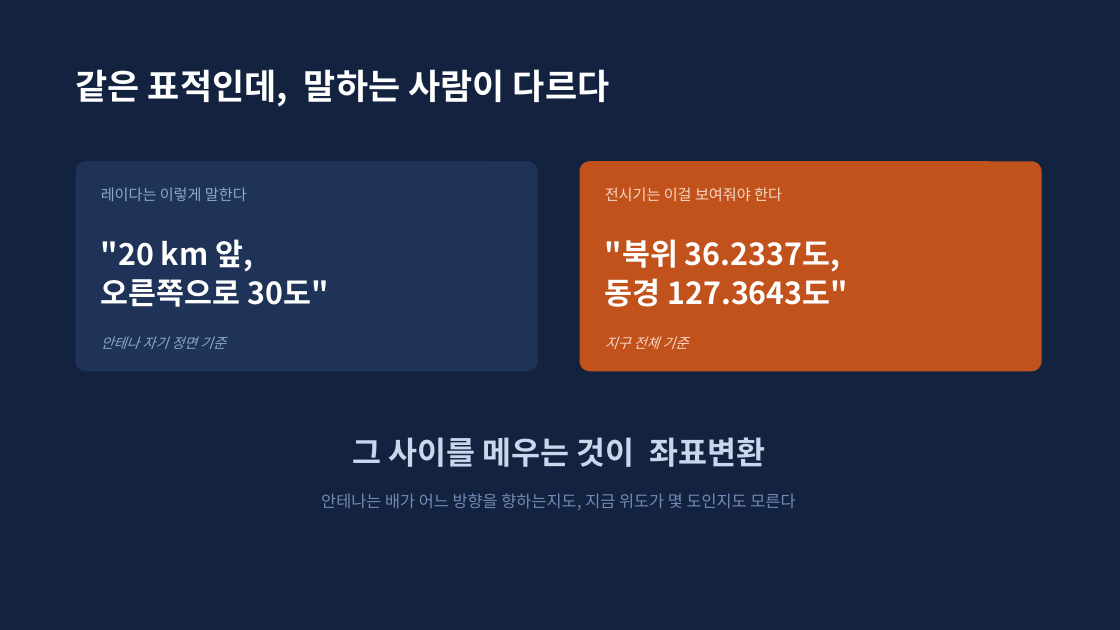
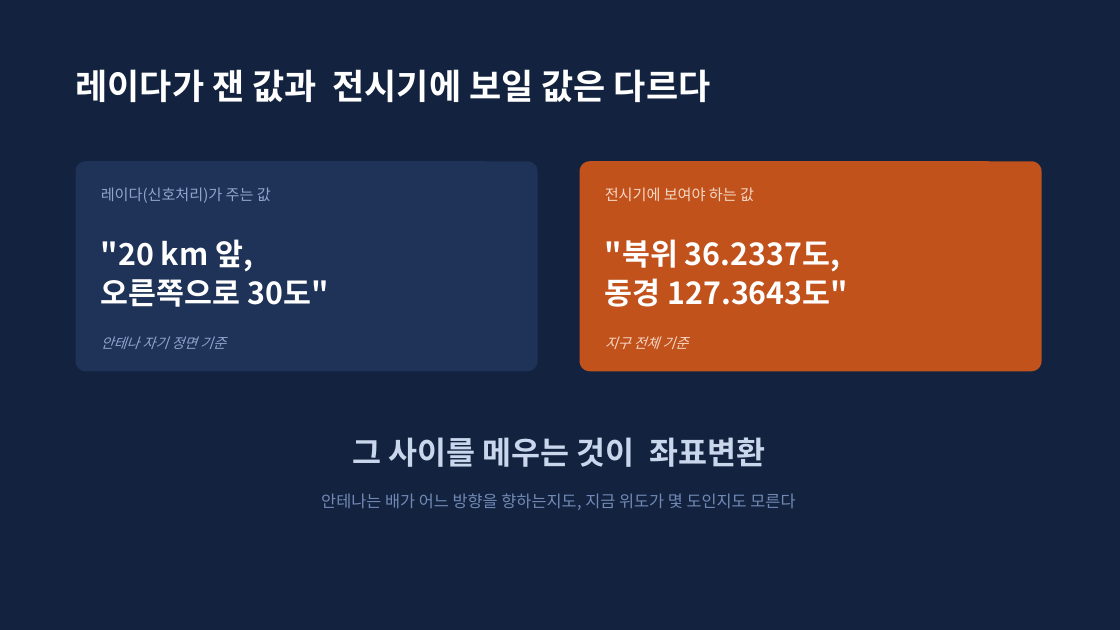
Before and after one commit to harley-hwan/IpcProc, a slide deck: slide 2 of Part2_CoordFrames/ref/산출물/Chapter2_coordinate_systems.pptx. Drawn at 1120x630 pixels with LibreOffice and Linux fonts; fonts in the diff are those of the drawing. Boxes give left, top, right and bottom in pixels: in the first picture for what was removed or moved away, otherwise in the second. Text is boxed around its words. In the diff, an @@ line names an element or a change of style, - is before the commit and + after.

Commit message:
docs(part2): 발표자료 초심자용으로 보완, 4장·7장 그림 재구성
- 4장을 "한 표적을 여러 좌표계가 재는 장면" 그림 중심으로 다시 구성
- 7장 그림을 같은 배·표적 위에 축만 90° 돌린 형태로 교체
- 오류 수정(z 약속 범위, UV asin→atan2, 곡률 786 m)과 초심자용 설명 보강
- txt 방위각 오기 20→30도 수정

```diff
--- a/Part2_CoordFrames/ref/산출물/Chapter2_coordinate_systems.pptx
+++ b/Part2_CoordFrames/ref/산출물/Chapter2_coordinate_systems.pptx
@@ text at box(76, 69, 711, 102): text changed @@
-같은 표적인데, 말하는 사람이 다르다
+레이다가 잰 값과 전시기에 보일 값은 다르다
@@ text at box(101, 187, 271, 203): text changed @@
-레이다는 이렇게 말한다
+레이다(신호처리)가 주는 값
@@ text at box(605, 187, 754, 201): text changed @@
-전시기는 이걸 보여줘야 한다
+전시기에 보여야 하는 값
```
Also in this commit, not shown: 15 other slides changed, 10 other files.
